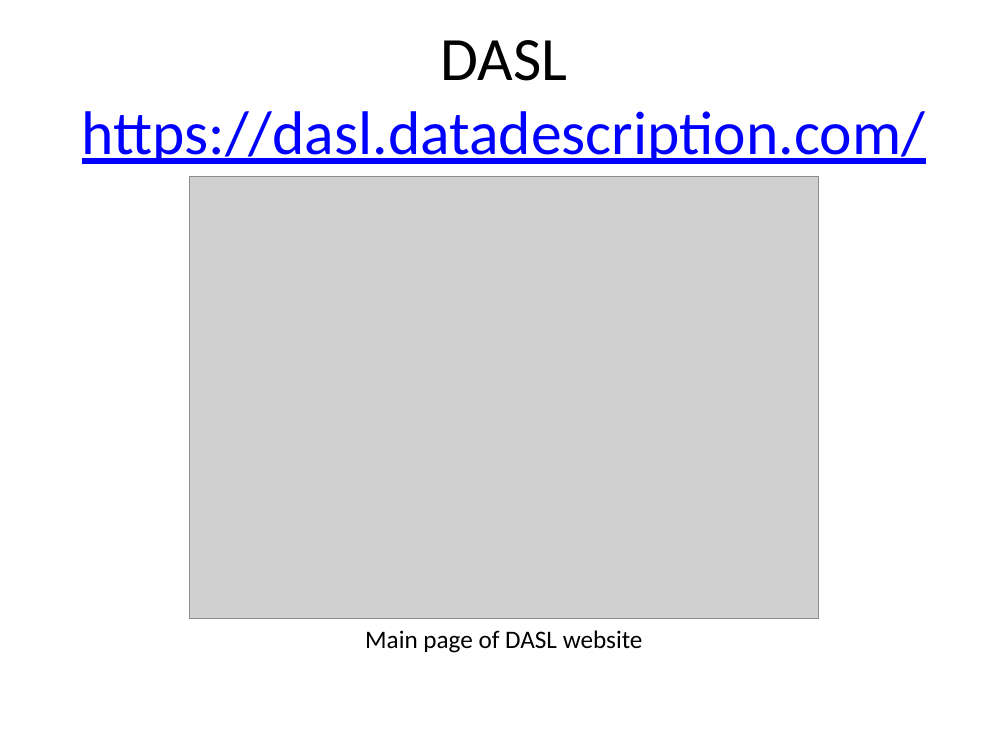
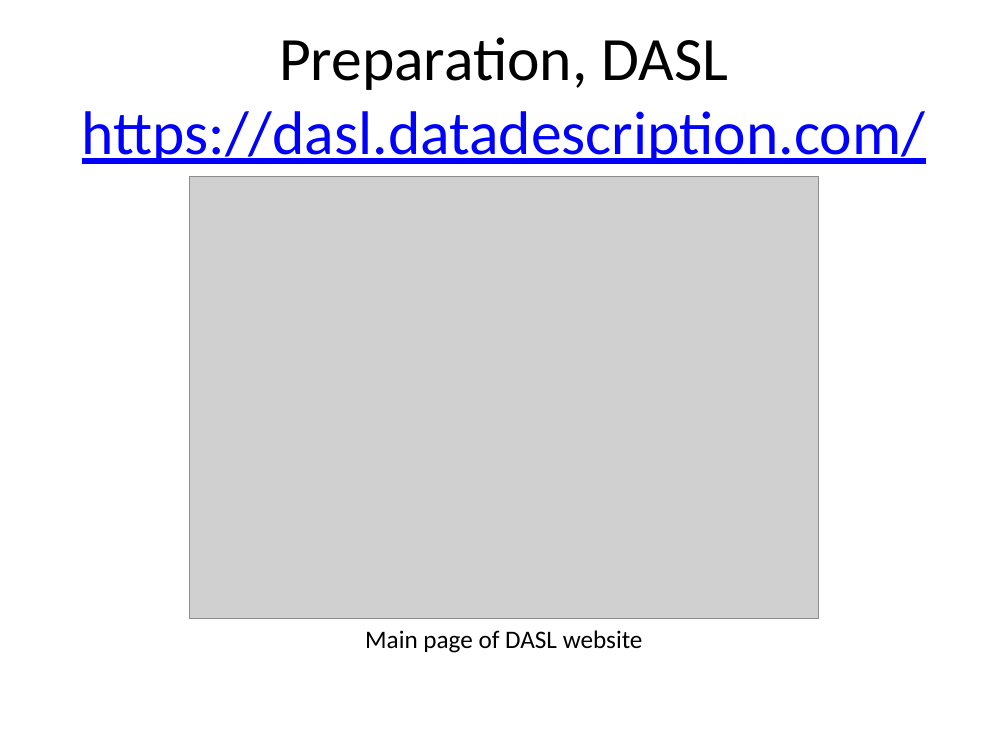
Before and after one commit to pmean/data-visualization, a slide deck: slide 2 of data-viz-01/component/preparation.pptx. Drawn at 1008x756 pixels with LibreOffice and Linux fonts; fonts in the diff are those of the drawing; grey boxes stand for pictures. Boxes give left, top, right and bottom in pixels: in the first picture for what was removed or moved away, otherwise in the second. Text is boxed around its words. In the diff, an @@ line names an element or a change of style, - is before the commit and + after.

```diff
--- a/data-viz-01/component/preparation.pptx
+++ b/data-viz-01/component/preparation.pptx
@@ title at [82,37,925,164]: text changed @@
-DASL https://dasl.datadescription.com/
+Preparation, DASL https://dasl.datadescription.com/
```
Also in this commit, not shown: 14 other slides changed, 14 other files.
